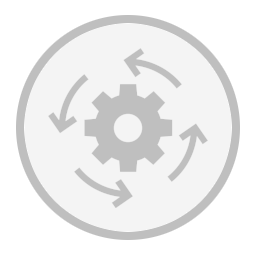
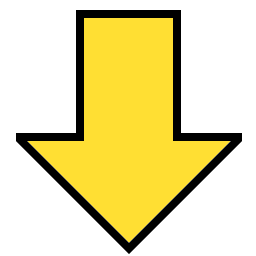
Layer changes from the first 256x256 image to the second:
hid "Automatic_off" over [16, 15, 240, 240]
showed "DecelerateFrame", painted on it over [16, 10, 242, 254]
showed "Decelerate", painted on it over [27, 18, 230, 242]
